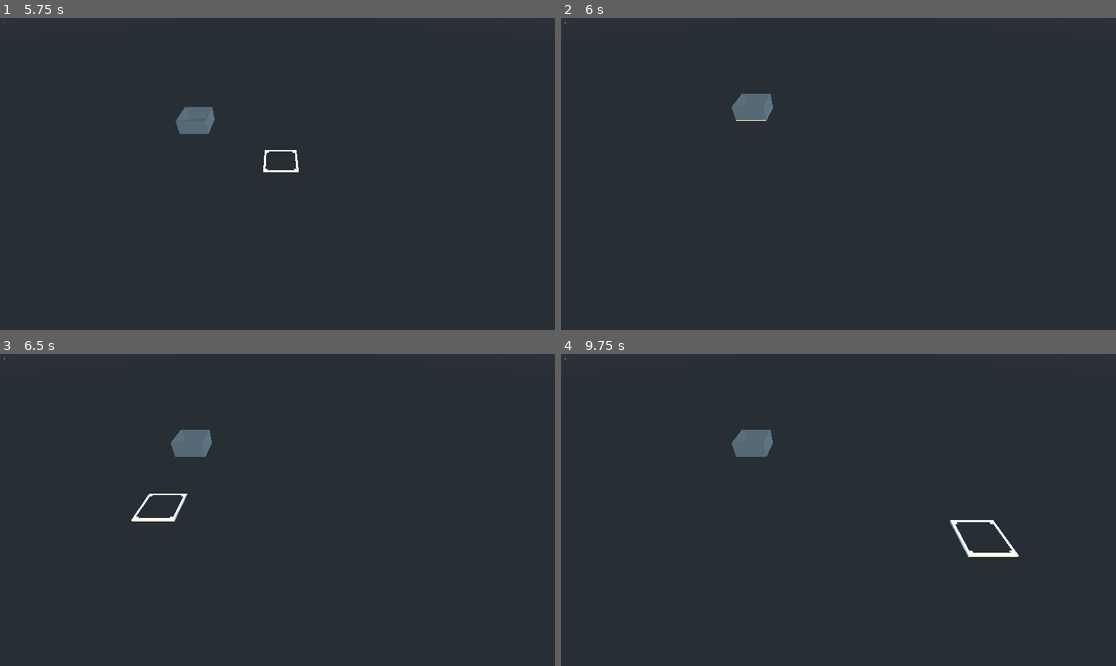
Above: before the commit, frames 1-4 (two rows, left to right).
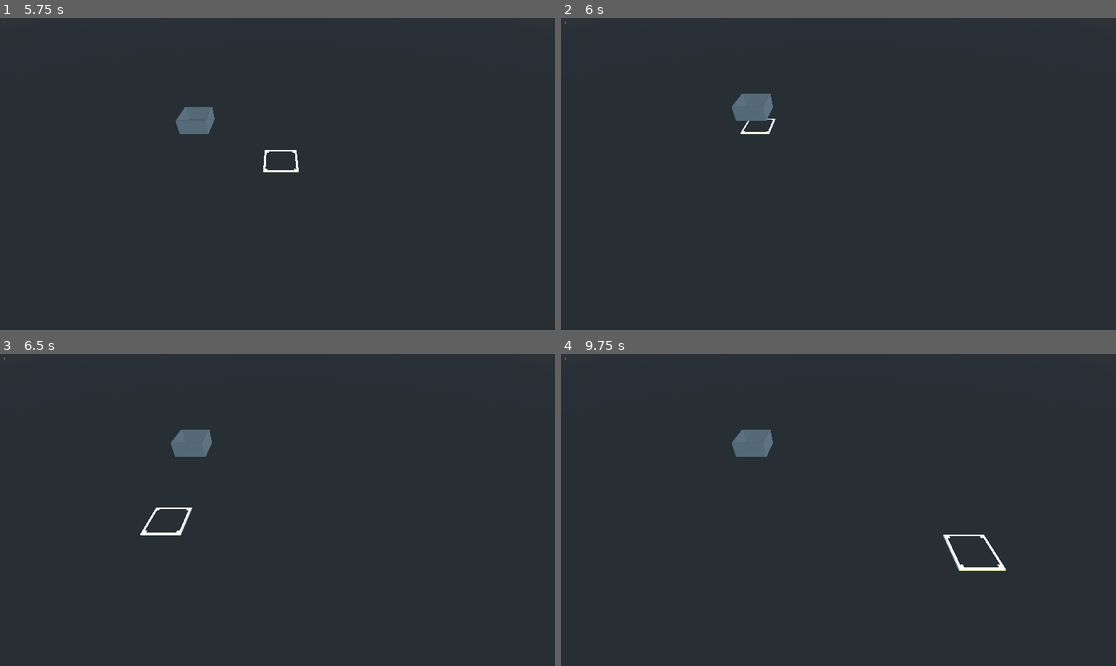
Above: after the commit, the same moments.

Repository: newnoiseworks/TowerStory
Game: Godot game, scene res://Scenes/building/building.tscn
The game is run twice, just before and just after one commit, with the same random seed, the same clock (stepped at 60 frames per second) and the same inputs.
Inputs (mouse positions are in pixels of both pictures, inside the frame that each line leads up to):
- Up to frame 1 (5.75 s): tap Enter at 0.5, 3.5 s; move the mouse to (399, 158) at 0.52 s; press the mouse at (399, 158) at 0.53 s; hold D (move_right) 0.53-1.25 s; release the mouse at (399, 158) at 1.25 s; drag from (166, 189) to (249, 236) at 1.27 s; tap Space at 2, 5 s; move the mouse to (333, 105) at 2.02 s; hold D (move_right) 2.03-2.75 s; tap Alt at 2.1 s; click (333, 105) at 2.17 s; drag from (249, 236) to (111, 127) at 2.77 s; move the mouse to (444, 220) at 3.52 s; hold A (move_left) 3.53-4.25 s; tap Shift at 3.6 s; click (444, 220) at 3.67 s; drag from (111, 127) to (194, 96) at 4.27 s; move the mouse to (305, 174) at 5.02 s; hold X (move_down) from 5.03 s (still down); hold Right mouse button (secondary_button) from 5.03 s (still down); click (305, 174) at 5.17 s
- Up to frame 2 (6 s): release X (move_down) at 5.75 s; release Right mouse button (secondary_button) at 5.75 s; tap Enter at 5.75 s; drag from (755, 96) to (727, 189) at 5.77 s
- Up to frame 3 (6.5 s): no input
- Up to frame 4 (9.75 s): tap Space at 6.5 s; move the mouse to (960, 494) at 6.52 s; hold Z (move_up) 6.53-7.25 s; tap Ctrl at 6.6 s; click (960, 494) at 6.67 s; drag from (727, 525) to (810, 572) at 7.27 s; move the mouse to (894, 441) at 8.02 s; press the mouse at (894, 441) at 8.03 s; hold X (move_down) 8.03-8.75 s; release the mouse at (894, 441) at 8.75 s; drag from (810, 572) to (672, 463) at 8.77 s; move the mouse to (1005, 556) at 9.52 s; hold Z (move_up) from 9.53 s (still down); tap Alt at 9.6 s; click (1005, 556) at 9.67 s

Frame 1 is identical in both runs. In frame 2, less than 0.1% of the frame differs, in the area x 31-39%, y 28-38%; in frame 3, 0.4%; in frame 4, 0.6%, in the area x 68-83%, y 53-70%.

Commit message:
moves the mouse selector to the current floor

Diff:
--- a/Scenes/building/building.gd
+++ b/Scenes/building/building.gd
@@ -22,8 +22,18 @@
 func _unhandled_input(event):
 	if event.is_action_released("move_up"):
 		current_floor_idx += 1
+		mouse_select.translate_object_local(Vector3(
+			0,
+			camera_gimbal.camera_y_diff_per_floor,
+			0
+		))
 	elif event.is_action_released("move_down"):
 		current_floor_idx -= 1
+		mouse_select.translate_object_local(Vector3(
+			0,
+			camera_gimbal.camera_y_diff_per_floor * -1,
+			0
+		))
 
 	current_level_ui.text = str(current_floor_idx)
 	camera_gimbal.change_floor(current_floor_idx)
--- a/Scenes/building/test_building.gd
+++ b/Scenes/building/test_building.gd
@@ -142,3 +142,37 @@
 		assert_eq(test_building.current_floor_idx, 2, "Current floor idx gets adjusted")
 
 		assert_eq(test_building.find_node("current_level").text, "2", "Current level updated in UI")
+		assert_eq(test_building.find_node("mouse_select").get_translation().y, 1.0, "Mouse select icon elevated")
+
+
+	func test_moves_down_a_floor():
+		input.press("move_down")
+
+		test_building._unhandled_input(input)
+
+		gut.simulate(test_building, 2, 20)
+
+		var initial_camera_y = test_building.find_node("camera_gimbal").get_translation().y
+
+		assert_eq(
+			test_building.find_node("camera_gimbal").get_translation().y,
+			initial_camera_y,
+			"Camera doesn't move until move_down input is released"
+		)
+
+		input.release("move_down")
+
+		test_building._unhandled_input(input)
+
+		gut.simulate(test_building, 200, 20)
+
+		assert_lt(
+			test_building.find_node("camera_gimbal").get_translation().y,
+			initial_camera_y,
+			"Camera moves down upon input move_down release"
+		)
+
+		assert_eq(test_building.current_floor_idx, 0, "Current floor idx gets adjusted")
+
+		assert_eq(test_building.find_node("current_level").text, "0", "Current level updated in UI")
+		assert_eq(test_building.find_node("mouse_select").get_translation().y, -1.0, "Mouse select icon de-elevated")
